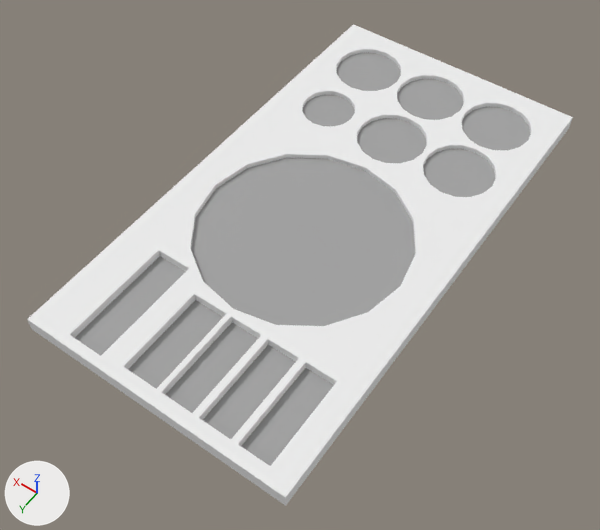
The Blender file usargame/Models/Kits/kits/kit_tray_gear.blend as it was, and as the next commit left it.
Before and after are seen from a camera (50 mm lens) standing at (-0.588, 1.034, 1.236) and looking at (-0.014, 0.23, -0.026). Arrows for +X, +Y and +Z are at lower left; the lights stay in place.

Script lines for the objects in view, before the commit:
```python
ob_gear_000 = bpy.data.objects.new('gear.000', me_1_006)
ob_gear_000.location = (-0.16, -0.28, 0.05)
ob_gear_000.rotation_euler = (1.571, 0.0, -0.328)  # degrees (90, 0, -19)
ob_gear_000.scale = (0.004, 0.004, 0.004)
ob_gear_003 = bpy.data.objects.new('gear.003', me_1_008)
ob_gear_003.location = (0.0, -0.12, 0.05)
ob_gear_003.rotation_euler = (1.571, 0.0, -0.328)  # degrees (90, 0, -19)
ob_gear_003.scale = (0.004, 0.004, 0.004)
ob_gear_004 = bpy.data.objects.new('gear.004', me_1_009)
ob_gear_004.location = (0.16, -0.28, 0.05)
ob_gear_004.rotation_euler = (1.571, 0.0, -0.328)  # degrees (90, 0, -19)
ob_gear_004.scale = (0.004, 0.004, 0.004)
ob_gear_boss = bpy.data.objects.new('gear_boss', me_1_001)
ob_gear_boss.location = (0.16, -0.12, 0.05)
ob_gear_boss.rotation_euler = (1.571, 0.0, 0.0)  # degrees (90, 0, 0)
ob_gear_boss.scale = (0.004, 0.004, 0.004)
ob_shaft = bpy.data.objects.new('Shaft', me_1_010)
ob_shaft.location = (-0.2, 0.44, 0.117)
ob_shaft.rotation_euler = (0.0, 1.571, 0.0)  # degrees (0, 90, 0)
ob_shaft.scale = (0.004, 0.004, 0.004)
ob_shaft_001 = bpy.data.objects.new('Shaft.001', me_1_011)
ob_shaft_001.location = (-0.12, 0.44, 0.117)
ob_shaft_001.rotation_euler = (0.0, 1.571, 0.0)  # degrees (0, 90, 0)
ob_shaft_001.scale = (0.004, 0.004, 0.004)
ob_shaft_002 = bpy.data.objects.new('shaft.002', me_circle_007)
ob_shaft_002.location = (0.16, 0.4, 0.12)
ob_shaft_002.rotation_euler = (-1.571, 1.571, 0.0)  # degrees (-90, 90, 0)
ob_shaft_002.scale = (0.004, 0.004, 0.004)
ob_shaft_002_1 = bpy.data.objects.new('Shaft.002', me_1_012)
ob_shaft_002_1.location = (-0.04, 0.44, 0.117)
ob_shaft_002_1.rotation_euler = (0.0, 1.571, 0.0)  # degrees (0, 90, 0)
ob_shaft_002_1.scale = (0.004, 0.004, 0.004)
ob_shaft_003 = bpy.data.objects.new('Shaft.003', me_1_013)
ob_shaft_003.location = (0.04, 0.44, 0.117)
ob_shaft_003.rotation_euler = (0.0, 1.571, 0.0)  # degrees (0, 90, 0)
ob_shaft_003.scale = (0.004, 0.004, 0.004)
ob_tray = bpy.data.objects.new('tray', me_cube_002)
ob_tray.location = (0.0, 0.0, 0.0)
```
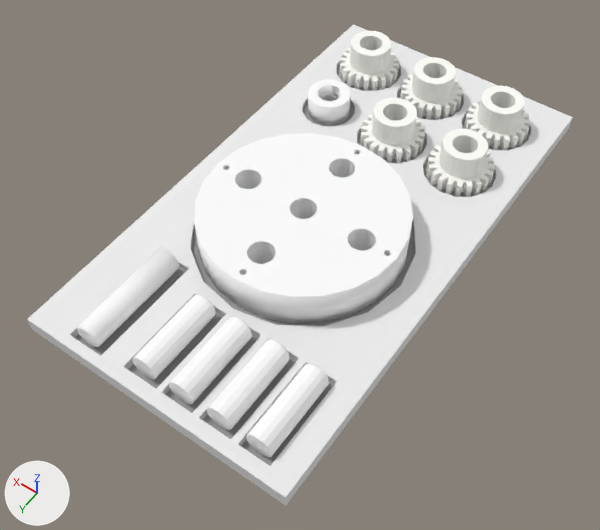
What changed in the scene script:
```text
Change ob_shaft_002:
    ob_shaft_002.location: (0.16, 0.4, 0.12) -> (0.16, 0.4, 0.04)
    remove ob_shaft_002.hide_set(True)  # its collection is switched off
Change ob_shaft:
    ob_shaft.location: (-0.2, 0.44, 0.117) -> (-0.2, 0.44, 0.04)
    remove ob_shaft.hide_set(True)  # its collection is switched off
Change ob_shaft_003:
    ob_shaft_003.location: (0.04, 0.44, 0.117) -> (0.04, 0.44, 0.04)
    remove ob_shaft_003.hide_set(True)  # its collection is switched off
Change ob_shaft_002_1:
    ob_shaft_002_1.location: (-0.04, 0.44, 0.117) -> (-0.04, 0.44, 0.04)
    remove ob_shaft_002_1.hide_set(True)  # its collection is switched off
Change ob_shaft_001:
    ob_shaft_001.location: (-0.12, 0.44, 0.117) -> (-0.12, 0.44, 0.04)
    remove ob_shaft_001.hide_set(True)  # its collection is switched off
Change ob_gear_boss:
    ob_gear_boss.location: (0.16, -0.12, 0.05) -> (0.16, -0.12, 0.02)
    remove ob_gear_boss.hide_set(True)  # its collection is switched off
Change ob_gear_003:
    ob_gear_003.location: (0.0, -0.12, 0.05) -> (0.0, -0.12, 0.02)
    remove ob_gear_003.hide_set(True)  # its collection is switched off
Change ob_gear_004:
    ob_gear_004.location: (0.16, -0.28, 0.05) -> (0.16, -0.28, 0.02)
    remove ob_gear_004.hide_set(True)  # its collection is switched off
Change ob_gear_001:
    ob_gear_001.location: (0.0, -0.28, 0.05) -> (0.0, -0.28, 0.02)
    remove ob_gear_001.hide_set(True)  # its collection is switched off
Change ob_gear_000:
    ob_gear_000.location: (-0.16, -0.28, 0.05) -> (-0.16, -0.28, 0.02)
    remove ob_gear_000.hide_set(True)  # its collection is switched off
Add ob_base_001:
    ob_base_001 = bpy.data.objects.new('base.001', me_1)
    ob_base_001.location = (0.0, 0.2, 0.02)
    ob_base_001.rotation_euler = (1.571, 0.0, 0.0)  # degrees (90, 0, 0)
    ob_base_001.scale = (0.004, 0.004, 0.004)
Add ob_gear_007:
    ob_gear_007 = bpy.data.objects.new('gear.007', me_1_006.copy())  # the mesh of ob_gear_000
    ob_gear_007.location = (-0.16, -0.12, 0.02)
    ob_gear_007.rotation_euler = (1.571, 0.0, -0.328)  # degrees (90, 0, -19)
    ob_gear_007.scale = (0.004, 0.004, 0.004)
```

Where the change shows, as pixel boxes (x1, y1, x2, y2) in the pictures (600 x 530 px):
'base.001', added: after (194, 133, 413, 323)
'gear.007', added: after (426, 129, 495, 197)
'shaft.002', shown: after (78, 248, 179, 347)
'Shaft', shown: after (246, 364, 329, 457)
'gear.003', shown: after (360, 97, 425, 163)
'Shaft.001', shown: after (207, 340, 290, 430)
'gear.000', shown: after (464, 86, 530, 150)
'Shaft.002', shown: after (169, 317, 252, 404)
'Shaft.003', shown: after (132, 295, 215, 380)
'gear.001', shown: after (400, 57, 463, 120)
'gear.004', shown: after (339, 31, 399, 91)
'gear_boss', shown: after (308, 79, 350, 125)
